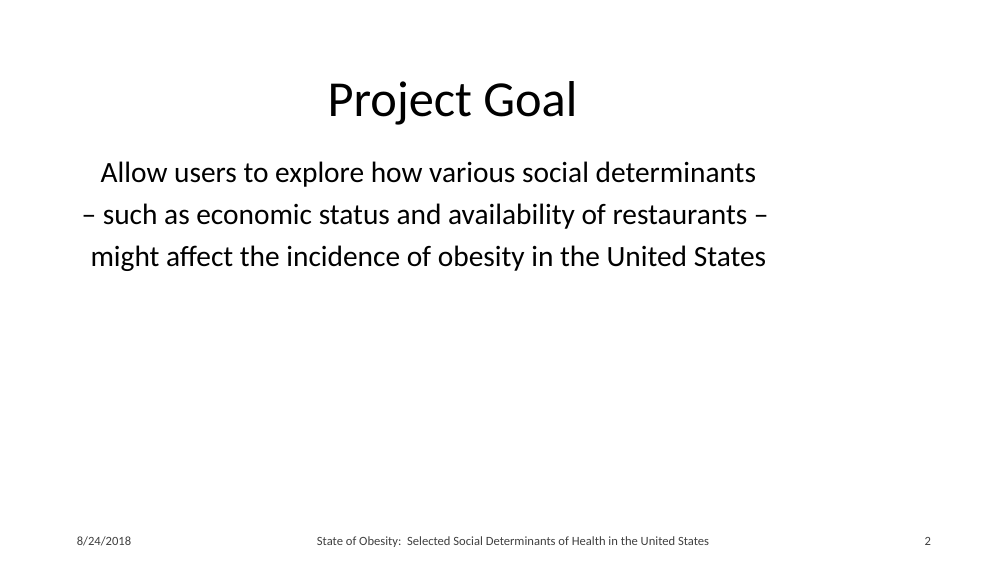
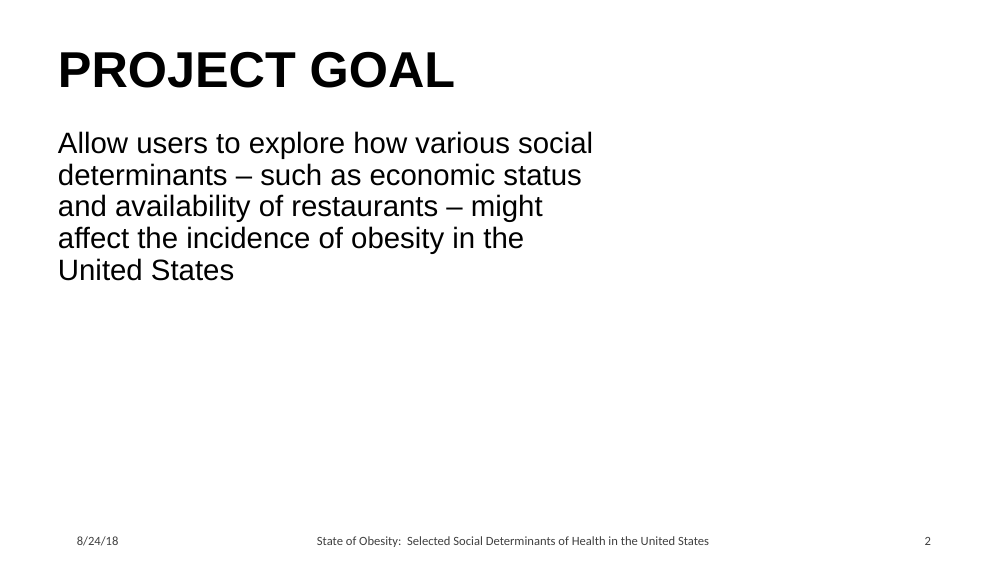
Before and after one commit to erincullen5/project_two, a slide deck: slide 2 of Sassy Stingrays.pptx. Drawn at 1008x567 pixels with LibreOffice and Linux fonts; fonts in the diff are those of the drawing; background and template pictures are left out. Boxes give left, top, right and bottom in pixels: in the first picture for what was removed or moved away, otherwise in the second. Text is boxed around its words. In the diff, an @@ line names an element or a change of style, - is before the commit and + after.

Commit message:
updated ppt EC

```diff
--- a/Sassy Stingrays.pptx
+++ b/Sassy Stingrays.pptx
@@ title at <box>58,51,455,88</box>: text changed; font Calibri to Arial; bold on @@
-Project Goal
+PROJECT GOAL
@@ subtitle at <box>58,131,593,281</box>: text changed; font Calibri to Arial @@
-Allow users to explore how various social determinants
-– such as economic status and availability of restaurants –
-might affect the incidence of obesity in the United States
+Allow users to explore how various social determinants – such as economic status and availability of restaurants – might affect the incidence of obesity in the United States
@@ text at <box>77,536,119,546</box>: text changed @@
-8/24/2018
+8/24/18
```
Also in this commit, not shown: 1 other slide changed, 5 slides added, 1 other file.
